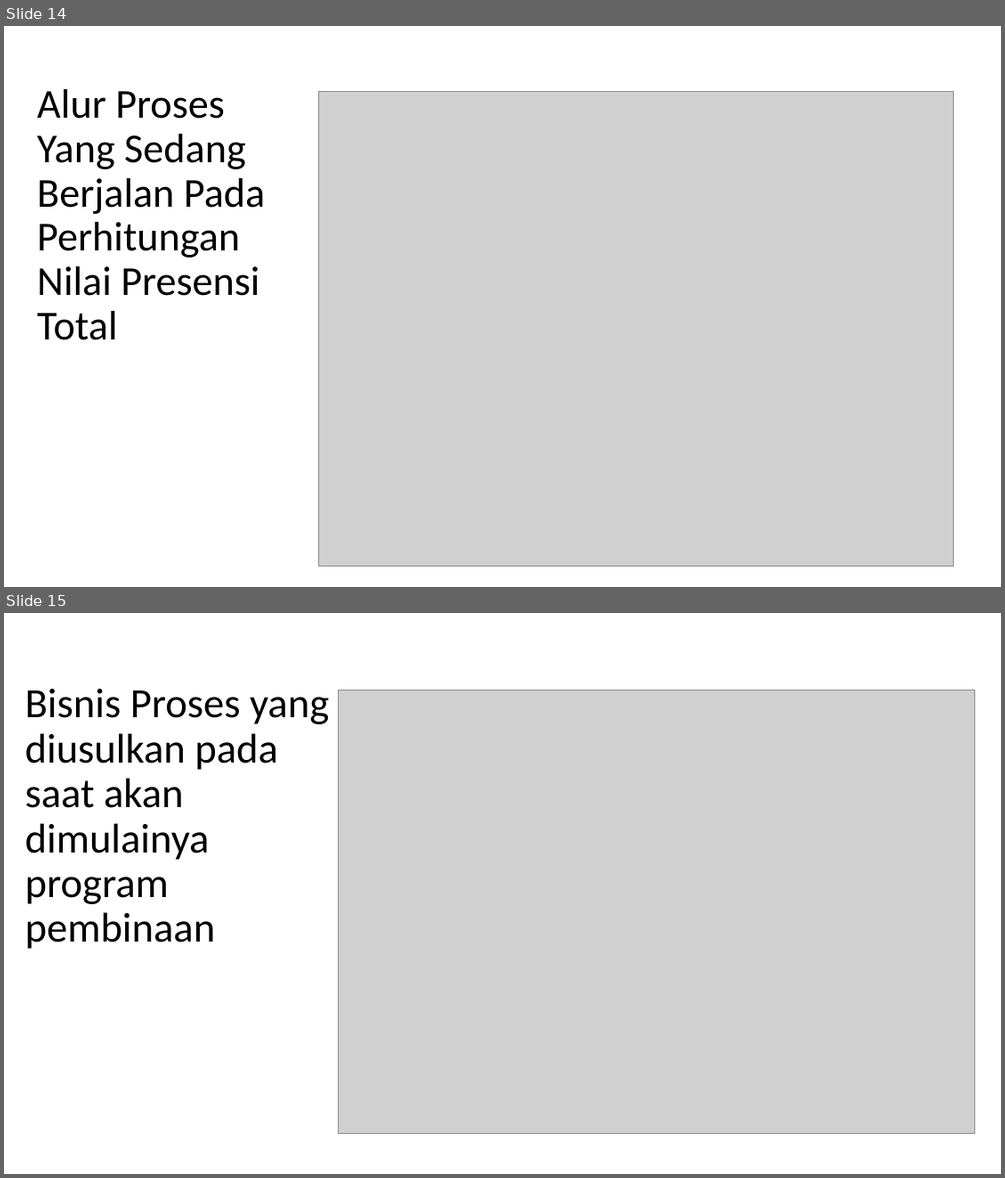
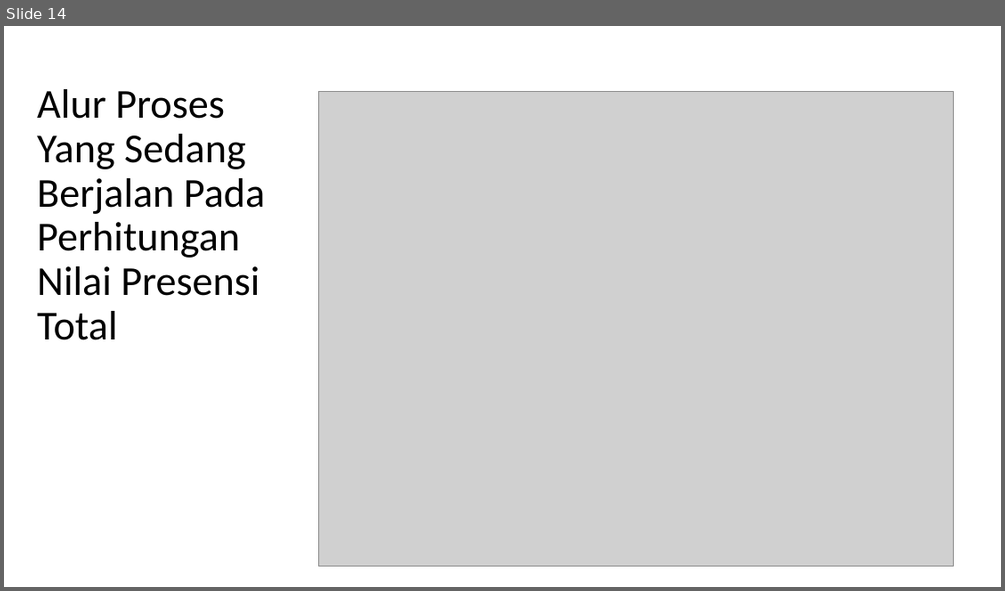
Before and after one commit to YodiYanwar/MY_SKRIPSI, a slide deck: Presentasi.pptx. Shown one above the other, each under a label of ours: slides 14 and 15 before the commit, slide 14 after it. The pictures are 1005x1178 and 1005x591 pixels, drawn with LibreOffice and Linux fonts; fonts in the diff are those of the drawing; grey boxes stand for pictures. Boxes give left, top, right and bottom in pixels: in the first picture for what was removed or moved away, otherwise in the second. Text is boxed around its words. In the diff, an @@ line names an element or a change of style, - is before the commit and + after.

```diff
--- a/Presentasi.pptx
+++ b/Presentasi.pptx
@@ slide 15 removed at (4, 613, 1001, 1174), background #FFFFFF @@
@@ text removed at (25, 689, 329, 949) @@
-Bisnis Proses yang
-diusulkan pada
-saat akan dimulainya
-program pembinaan
@@ picture removed at (339, 690, 975, 1133) @@
```
Also in this commit, not shown: 5 slides changed, 1 slide added, 2 other slides removed, 13 other files.
